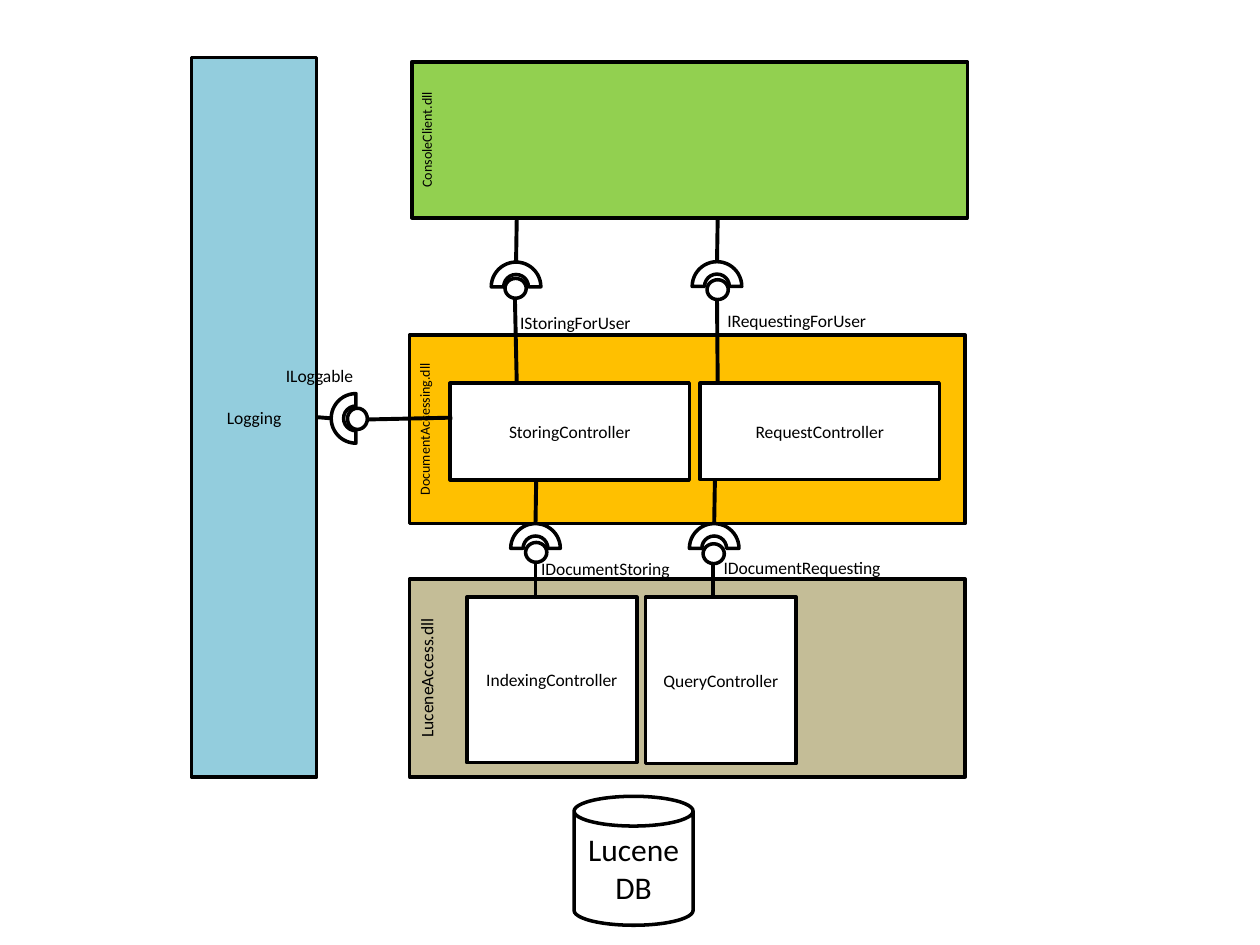
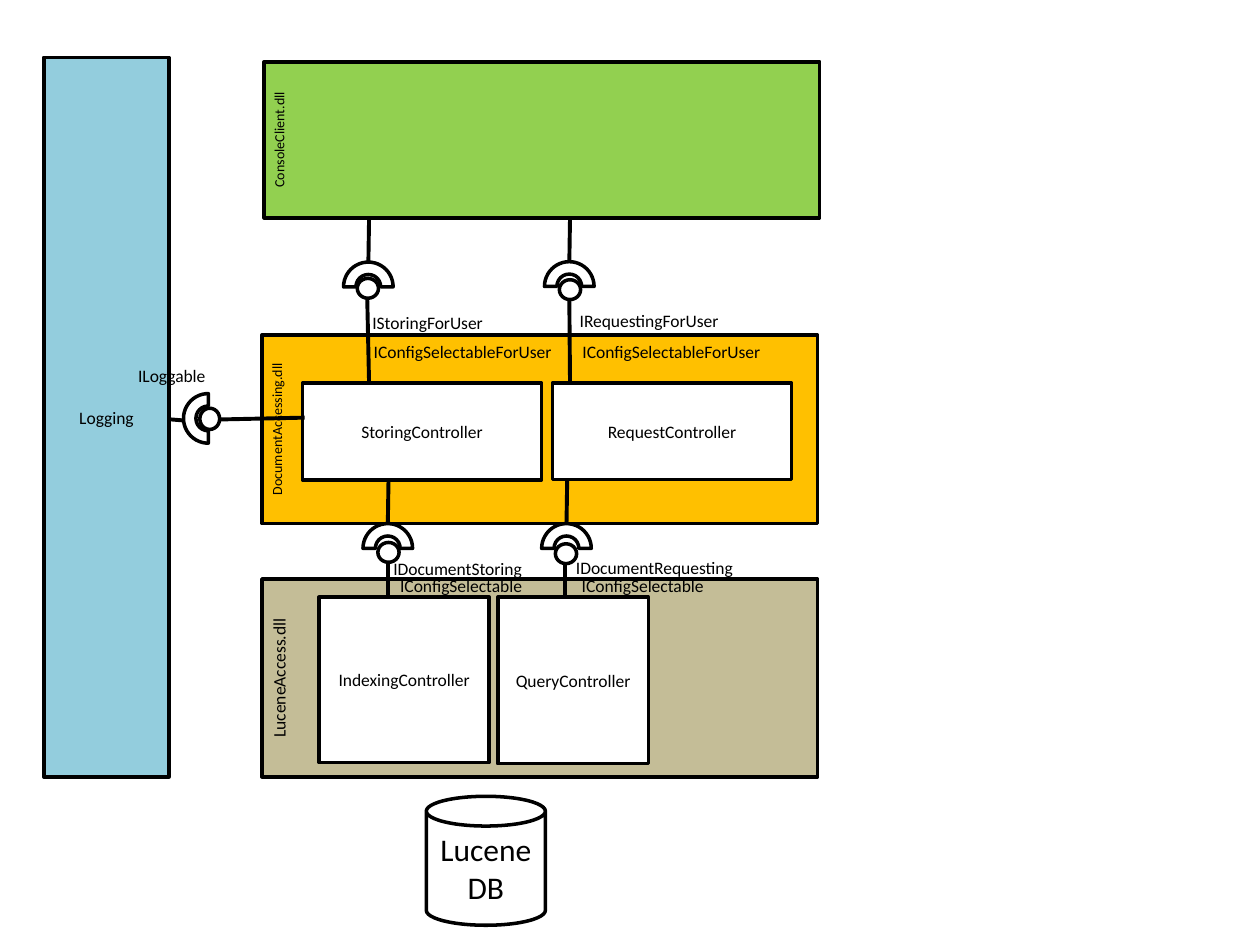
Before and after one commit to MrMame/Doci, a slide deck: slide 3 of documentation/Architecture_v0.1.0.pptx. Drawn at 1260x945 pixels with LibreOffice and Linux fonts; fonts in the diff are those of the drawing. Boxes give left, top, right and bottom in pixels: in the first picture for what was removed or moved away, otherwise in the second. Text is boxed around its words. In the diff, an @@ line names an element or a change of style, - is before the commit and + after.

Commit message:
some changes to documentation

```diff
--- a/documentation/Architecture_v0.1.0.pptx
+++ b/documentation/Architecture_v0.1.0.pptx
@@ 5 rectangles, 5 lines, 4 ellipses, 3 texts, 1 cylinder, 1 arch (boxed as its full ring): place and size @@
-5 rectangles, 5 lines, 4 ellipses, 3 texts, 1 cylinder, 1 arch (boxed as its full ring) at <box>192,58,965,925</box>
+5 rectangles, 5 lines, 4 ellipses, 3 texts, 1 cylinder, 1 arch (boxed as its full ring) at <box>44,58,818,925</box>
@@ 4 lines, 4 arch (boxed as its full ring)s, 3 rectangles, 2 texts, 1 ellipse: place and size @@
-4 lines, 4 arch (boxed as its full ring)s, 3 rectangles, 2 texts, 1 ellipse at <box>286,62,968,764</box>
+4 lines, 4 arch (boxed as its full ring)s, 3 rectangles, 2 texts, 1 ellipse at <box>138,62,820,764</box>
@@ text added at <box>374,346,552,361</box>, 10 pt, text #000000 @@
+IConfigSelectableForUser
@@ text added at <box>582,346,760,361</box>, 10 pt, text #000000 @@
+IConfigSelectableForUser
@@ line moved from (331, 418) - (316, 417) to (185, 421) - (170, 420) @@
@@ text added at <box>400,578,522,597</box>, 10 pt, text #000000 @@
+IConfigSelectable
@@ text added at <box>582,578,704,597</box>, 10 pt, text #000000 @@
+IConfigSelectable
```
